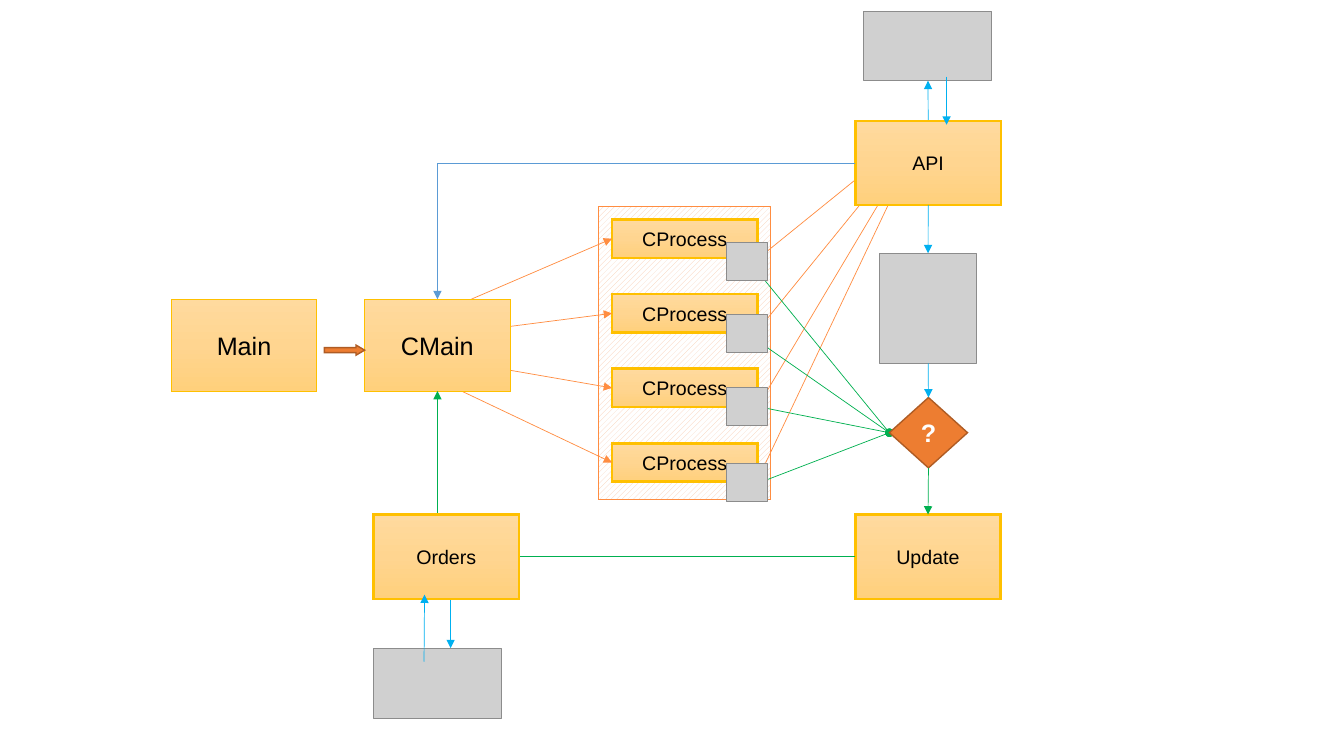
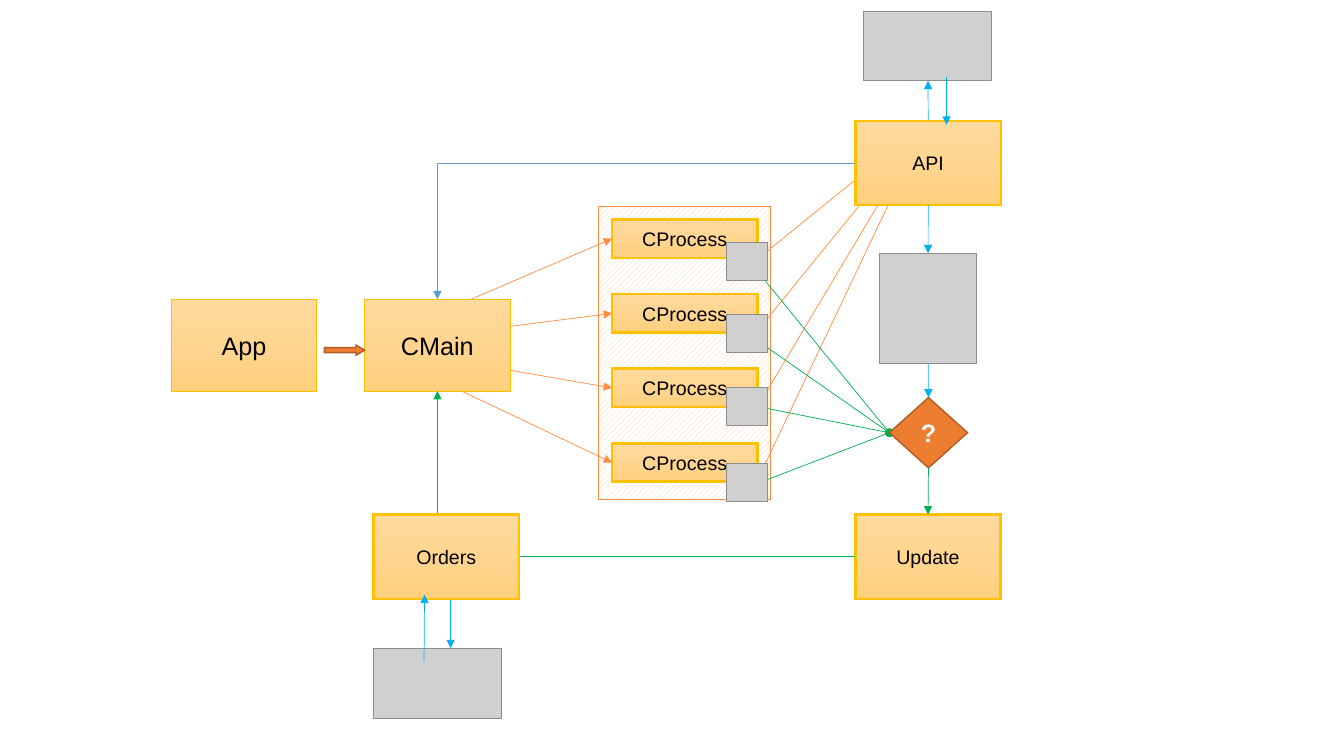
Before and after one commit to djorgens2/blofin-data, a slide deck: slide 3 of ~Documents/AppArchitecture.pptx. Drawn at 1344x756 pixels with LibreOffice and Linux fonts; fonts in the diff are those of the drawing; grey boxes stand for pictures. Boxes give left, top, right and bottom in pixels: in the first picture for what was removed or moved away, otherwise in the second. Text is boxed around its words. In the diff, an @@ line names an element or a change of style, - is before the commit and + after.

```diff
--- a/~Documents/AppArchitecture.pptx
+++ b/~Documents/AppArchitecture.pptx
@@ text in rectangle at <box>222,337,267,360</box>: text changed @@
-Main
+App
```
Also in this commit, not shown: 2 slides added, 1 slide removed, 23 other files.
